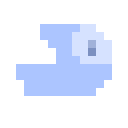
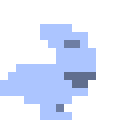
Before/after of a 128 × 128 layered artwork. What changed in the layer stack:
renamed "Layer 2" to "Layer 4", painted on it over 0, 24, 112, 120
removed layer "Layer 1" over 16, 24, 112, 96
